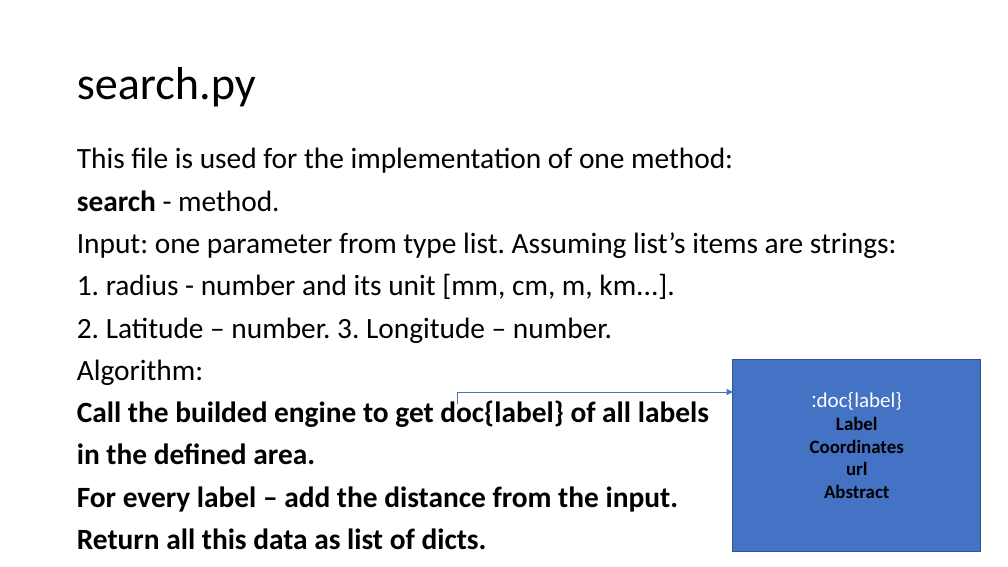
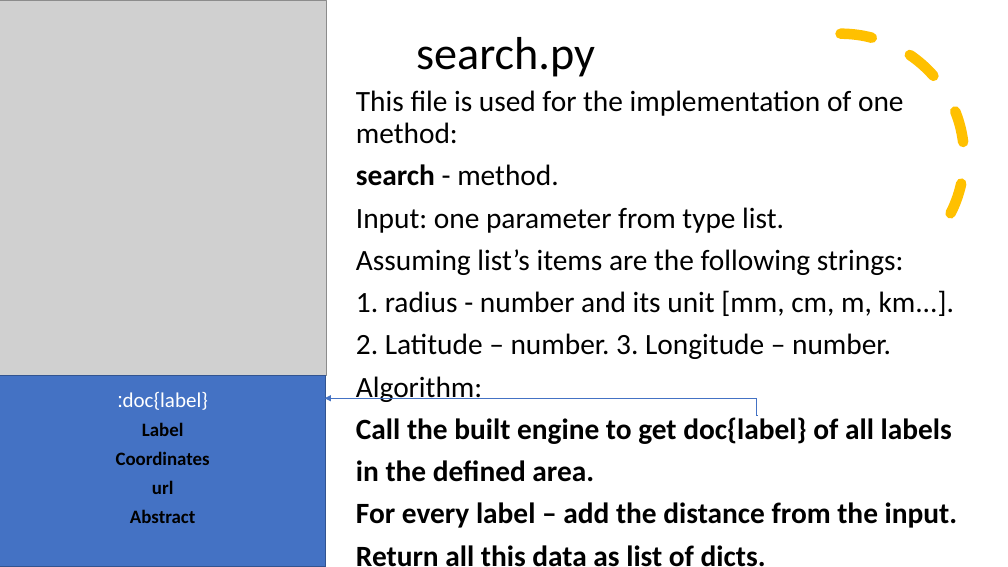
Before and after one commit to TechnionTDK/wikipedia-places, a slide deck: slide 10 of high_level_presentation.pptx. Drawn at 1008x567 pixels with LibreOffice and Linux fonts; fonts in the diff are those of the drawing; grey boxes stand for pictures. Boxes give left, top, right and bottom in pixels: in the first picture for what was removed or moved away, otherwise in the second. Text is boxed around its words. In the diff, an @@ line names an element or a change of style, - is before the commit and + after.

```diff
--- a/high_level_presentation.pptx
+++ b/high_level_presentation.pptx
@@ picture added at [0,0,326,375] @@
@@ title "search.py": place and size @@
-title "search.py" at [77,67,256,107]
+title "search.py" at [416,37,595,77]
@@ arc (boxed as its full ellipse) added at [718,34,965,281], outline #FFC000 10 pt dashed @@
@@ text "This file is used for ...": place and size @@
-text "This file is used for ..." at [77,147,897,550]
+text "This file is used for ..." at [356,90,958,567]
@@ text at [356,207,904,275]: text changed @@
-Input: one parameter from type list. Assuming list’s items are strings:
+Input: one parameter from type list.
+Assuming list’s items are the following strings:
@@ rectangle "doc{label}:": place and size @@
-rectangle "doc{label}:" at [733,360,981,552]
+rectangle "doc{label}:" at [0,375,326,567]
@@ rectangle "doc{label}:" at [0,375,326,567]: more space between paragraphs @@
@@ elbow arrow moved from (457, 404) - (733, 392) to (758, 415) - (324, 399) @@
@@ text at [356,414,952,444]: text changed @@
-Call the builded engine to get doc{label} of all labels
+Call the built engine to get doc{label} of all labels
```
Also in this commit, not shown: 6 other slides changed, 2 other files.
